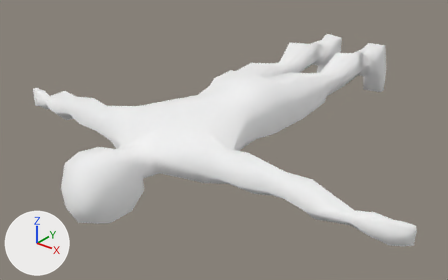
The glTF model assets/models/male_muscled.glb as it was, and as the next commit left it.
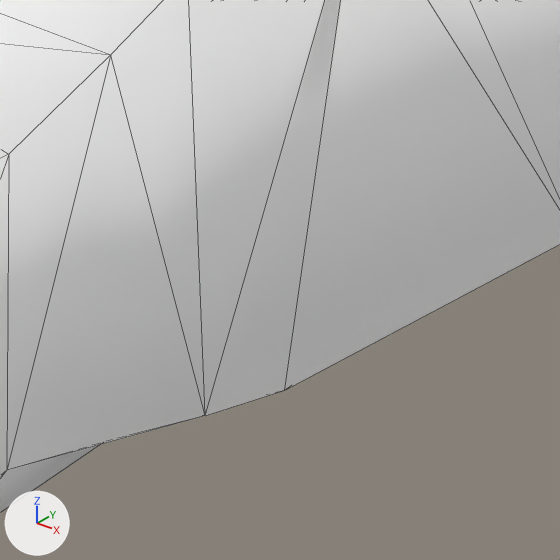
There are two pictures of each version: one whole from a 50 mm camera at (143.8, -289.5, 104.3) aimed at (-4.4, -104.2, -10.6), one close up on the part from 55% to 67% of the width and 34% to 54% of the height. Every picture has the same lights, and +X, +Y and +Z are marked at lower left. The close-ups show mesh edges as thin lines. Vertices at the same position are counted once.

Names of what the first close-up shows: 'male-muscled-mesh'.
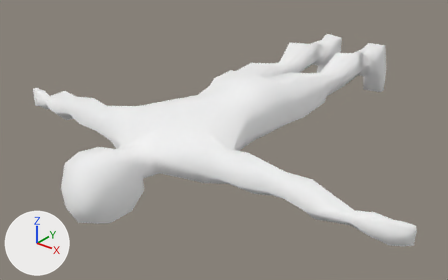
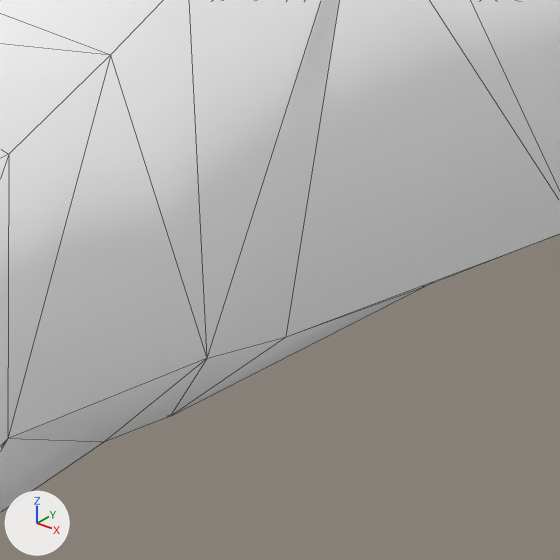
Where the change shows, as pixel boxes [x1, y1, x2, y2] in the close-ups (560 x 560 px; the box of a moved part takes in the faces that stretch with it):
part 1 of me_male_muscled_mesh, moved or reshaped
    both: [0, 0, 560, 482]

The edits, one by one:
me_male_muscled_mesh has 291 vertices, 578 faces and spans x -92.0..92.0, y -188.0..0.0, z -15.0..15.0.
me_male_muscled_mesh is used by ob_male_muscled_mesh; location (0.0, 0.0, 0.0).
Part 1, on me_male_muscled_mesh:
Vertex 5 of me_male_muscled_mesh moves from (16.0, -102.0, -3.0) at pixel (205, 415) to (16.0, -102.0, -1.0) at pixel (207, 358).
Vertex 8 of me_male_muscled_mesh moves from (17.0, -98.0, -3.0) at pixel (284, 390) to (17.0, -98.0, -1.0) at pixel (286, 336).
Vertex 209 of me_male_muscled_mesh moves from (15.0, -115.0, -1.0) at pixel (6, 470) to (15.0, -115.0, 0.0) at pixel (7, 438).
